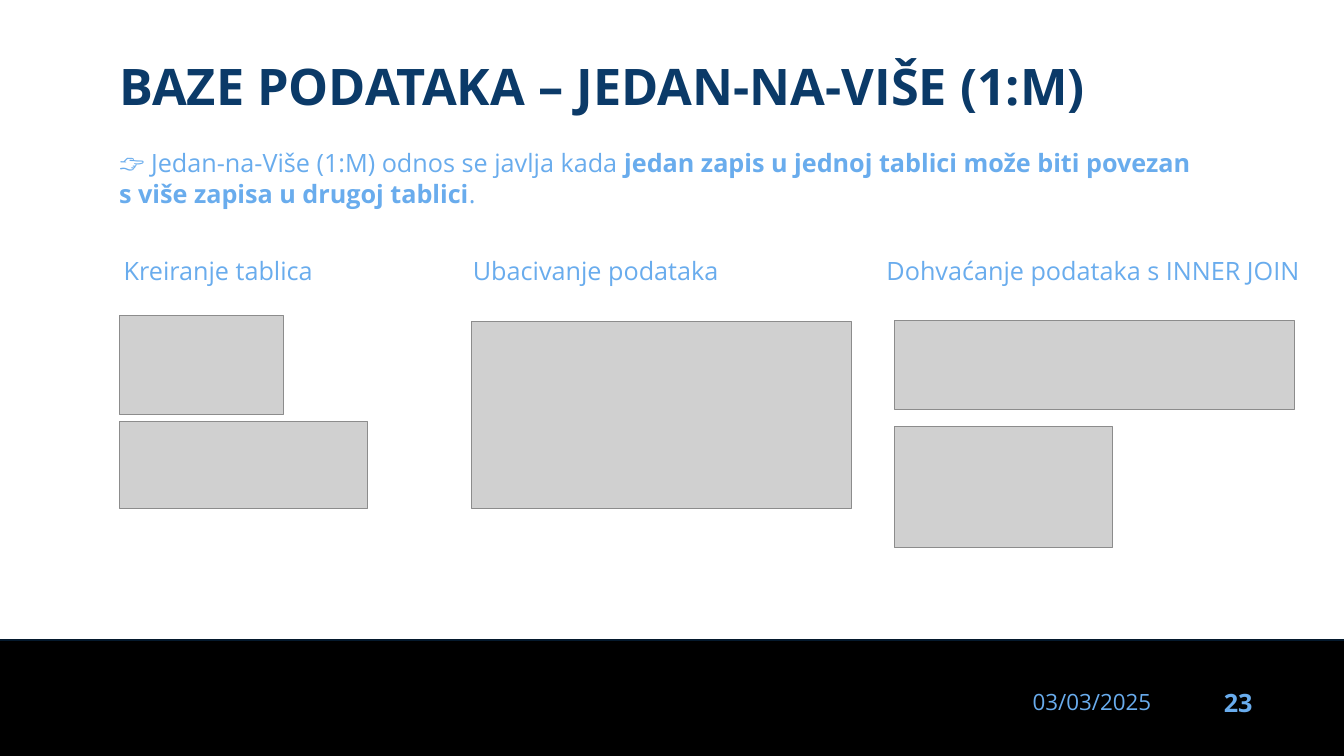
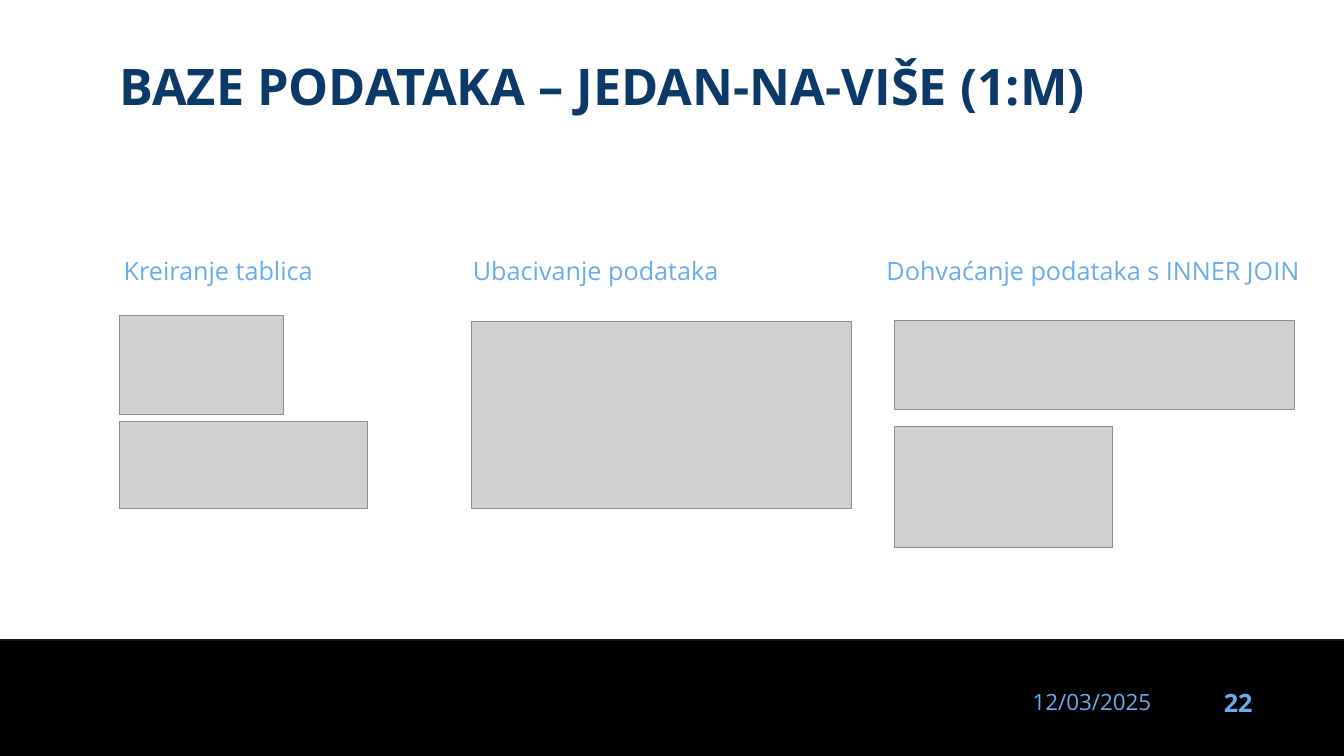
Before and after one commit to dinoDuvnjak/CTK, a slide deck: slide 22 of Bootcamp/DB-uvod/DB-uvod.pptx (slide 23 before the commit). Drawn at 1344x756 pixels with LibreOffice and Linux fonts; fonts in the diff are those of the drawing; grey boxes stand for pictures; background and template pictures are left out. Boxes give left, top, right and bottom in pixels: in the first picture for what was removed or moved away, otherwise in the second. Text is boxed around its words. In the diff, an @@ line names an element or a change of style, - is before the commit and + after.

```diff
--- a/Bootcamp/DB-uvod/DB-uvod.pptx
+++ b/Bootcamp/DB-uvod/DB-uvod.pptx
@@ text removed at [119,152,1190,209] @@
-👉 Jedan-na-Više (1:M) odnos se javlja kada jedan zapis u jednoj tablici može biti povezan s više zapisa u drugoj tablici.
@@ text at [1033,693,1151,711]: text changed @@
-03/03/2025
+12/03/2025
@@ page number at [1224,693,1253,712]: text changed @@
-23
+22
```
Also in this commit, not shown: 30 other slides changed, 1 slide removed, 9 other files.
